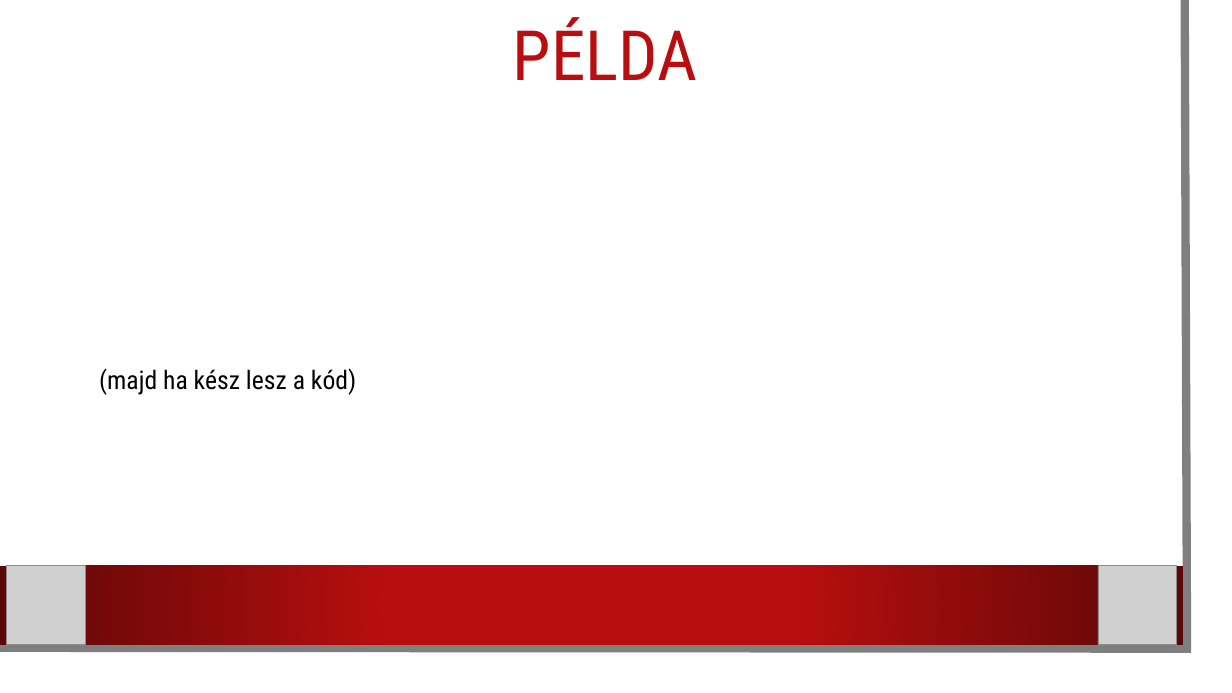
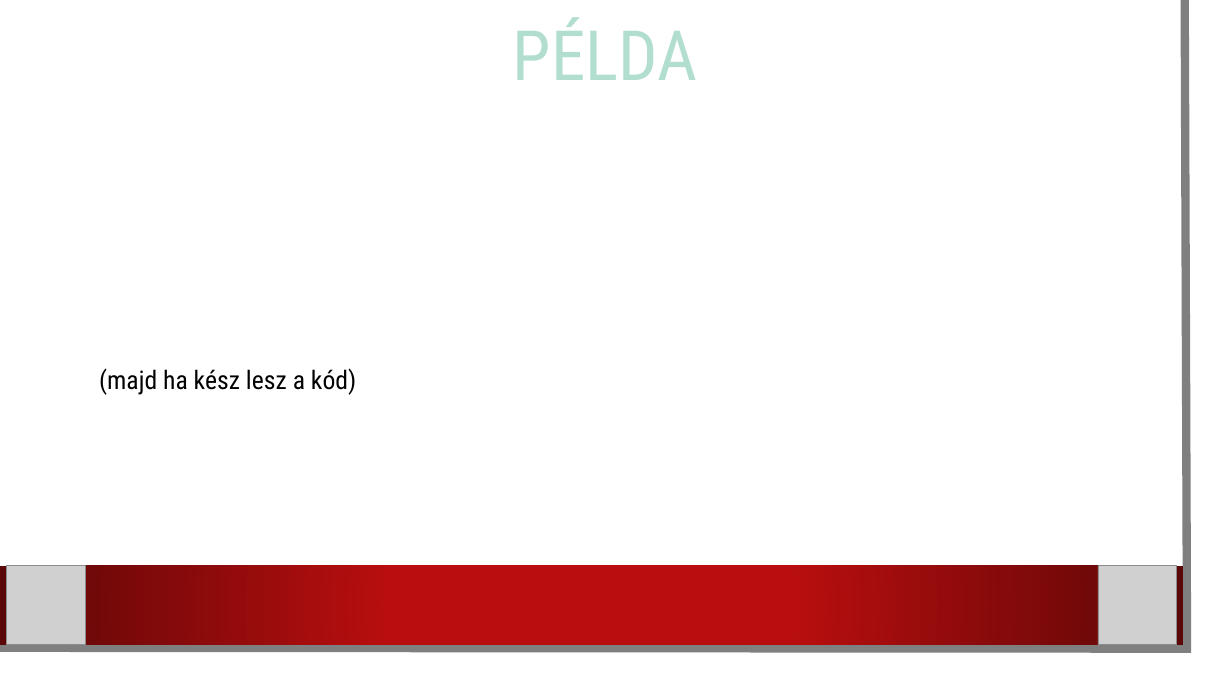
Before and after one commit to karpatililiana/Csapatmunka2.0, a slide deck: slide 7 of Programbemutató.pptx. Drawn at 1232x693 pixels with LibreOffice and Linux fonts; fonts in the diff are those of the drawing; grey boxes stand for pictures; background and template pictures are left out. Boxes give left, top, right and bottom in pixels: in the first picture for what was removed or moved away, otherwise in the second. Text is boxed around its words. In the diff, an @@ line names an element or a change of style, - is before the commit and + after.

```diff
--- a/Programbemutató.pptx
+++ b/Programbemutató.pptx
@@ title "PÉLDA" at (513, 17, 698, 80): text colour #B80E0F to #B2DED0 @@
```
Also in this commit, not shown: 5 other slides changed.
